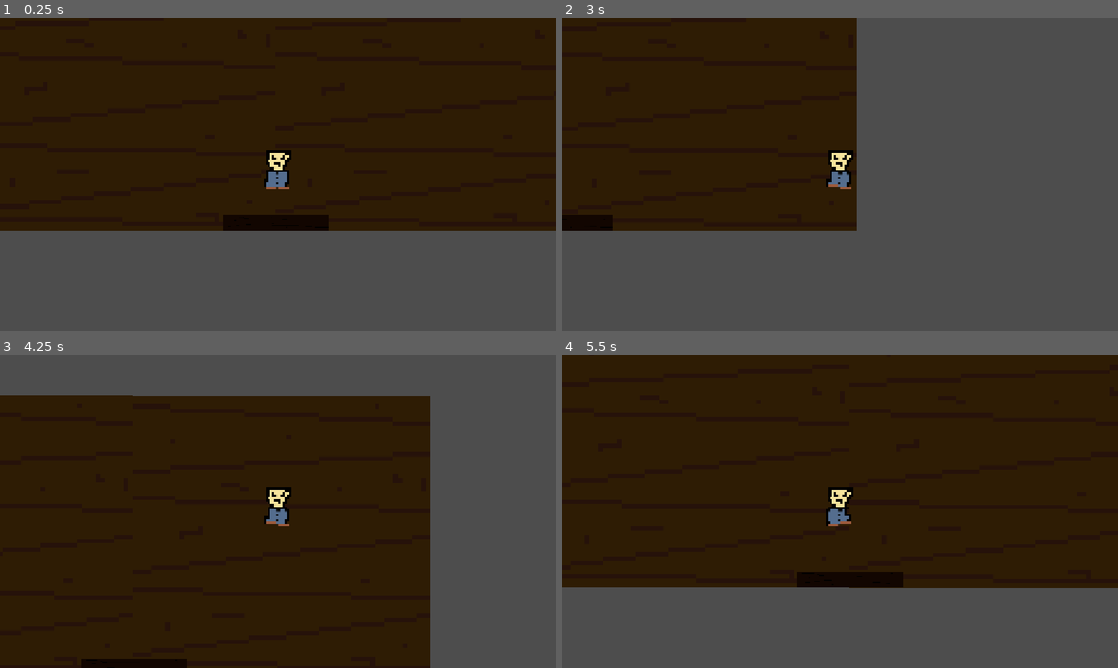
Above: before the commit, frames 1-4 (two rows, left to right).
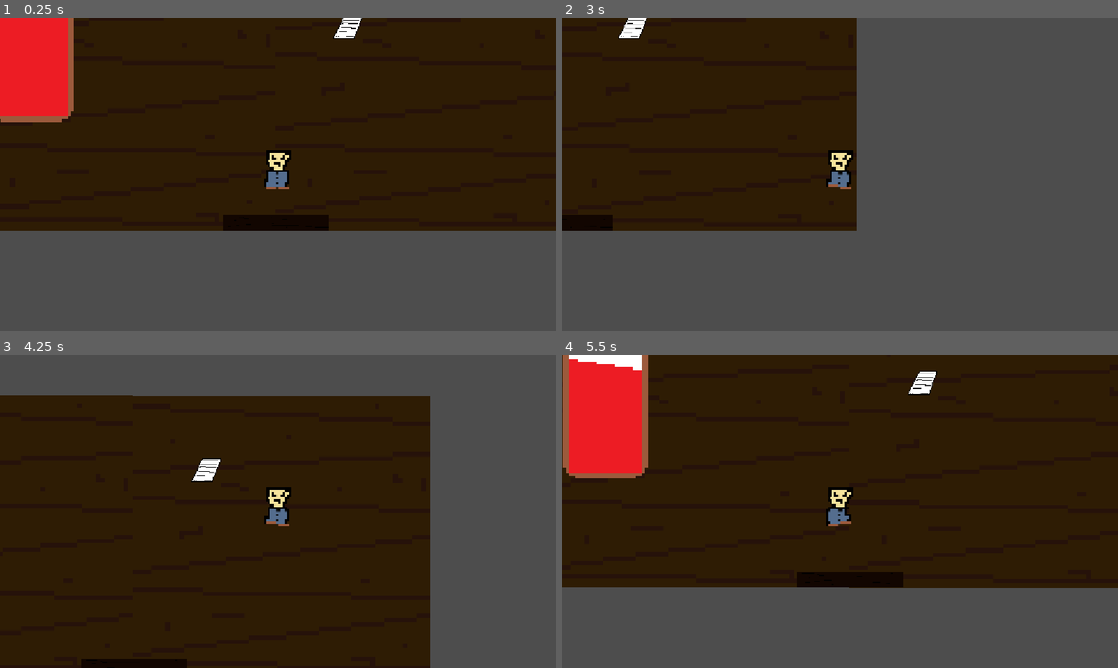
Above: after the commit, the same moments.

Repository: szilveszterbiro7/week3
Game: Godot game, scene res://Scenes/room_6.tscn
Two runs of this game, one before a commit and one after it. Both use one fixed random seed, a clock stepped at 60 frames per second and the inputs below. This scene is started directly instead of the project's main scene.
Inputs (mouse positions are in pixels of both pictures, inside the frame that each line leads up to):
- Up to frame 1 (0.25 s): no input
- Up to frame 2 (3 s): tap Enter at 0.5 s; move the mouse to (962, 158) at 0.52 s; hold D (right) 0.53-1.28 s; hold E (interact) 0.53-1.28 s; click (962, 158) at 0.67 s; move the mouse to (728, 190) at 1.27 s; hold S (down) 1.28-2.03 s; tap E (interact) at 1.35 s; click (728, 190) at 1.42 s; tap Space at 2 s; move the mouse to (895, 105) at 2.02 s; hold D (right) 2.03-2.78 s; hold E (interact) 2.03-2.78 s; tap Alt at 2.1 s; click (895, 105) at 2.17 s; move the mouse to (812, 237) at 2.77 s; hold W (up) from 2.78 s (still down); tap Shift at 2.85 s; click (812, 237) at 2.92 s
- Up to frame 3 (4.25 s): tap E (interact) at 3.05 s; move the mouse to (444, 558) at 3.52 s; release W (up) at 3.53 s; hold A (left) from 3.53 s (still down); hold E (interact) from 3.53 s (still down); click (444, 558) at 3.67 s
- Up to frame 4 (5.5 s): move the mouse to (673, 464) at 4.27 s; release E (interact) at 4.28 s; tap E (interact) at 4.35 s; click (673, 464) at 4.42 s; move the mouse to (867, 511) at 5.02 s; release A (left) at 5.03 s; hold S (down) from 5.03 s (still down); hold E (interact) from 5.03 s (still down); tap Alt at 5.1 s; click (867, 511) at 5.17 s

The runs differ from the first frame. In frame 1, 4.6% of the frame differs, in the area x 0-66%, y 0-34%; in frame 2, 0.3%; in frame 3, 0.3%; in frame 4, 6.3%, in the area x 0-68%, y 0-40%.

Commit message:
Finished room 6, added an enemy, flashing lights and text

Diff:
--- a/Scenes/corridor.tscn
+++ b/Scenes/corridor.tscn
@@ -7,6 +7,7 @@
 [ext_resource type="Texture2D" uid="uid://dvrek6a887rnb" path="res://assets/Room6Door.png" id="5_qu0ax"]
 [ext_resource type="Script" uid="uid://bn035so6yyuj6" path="res://Scenes/room_6_door.gd" id="5_vcl1g"]
 [ext_resource type="PackedScene" uid="uid://c00xprf463ypd" path="res://Scenes/dialogue_ui.tscn" id="7_uo6lr"]
+[ext_resource type="PackedScene" uid="uid://c0slo0uieccfr" path="res://Scenes/effects.tscn" id="8_nhmqq"]
 
 [sub_resource type="SegmentShape2D" id="SegmentShape2D_ce5me"]
 a = Vector2(216, 889)
@@ -80,6 +81,8 @@
 
 [node name="CanvasLayer" parent="." unique_id=239972829 instance=ExtResource("7_uo6lr")]
 
+[node name="Effects" parent="." unique_id=2129801350 instance=ExtResource("8_nhmqq")]
+
 [connection signal="body_entered" from="DoorBack" to="DoorBack" method="_on_body_entered"]
 [connection signal="body_exited" from="DoorBack" to="DoorBack" method="_on_body_exited"]
 [connection signal="body_entered" from="Room6Door" to="Room6Door" method="_on_body_entered"]
--- /dev/null
+++ b/Scenes/effects.gd
@@ -0,0 +1,28 @@
+extends CanvasLayer
+
+
+var flash=false
+var flash_timer=0.0
+var run_time=0.0
+
+@onready var red_flash = $RedFlash
+@onready var run_text=$RunText
+
+func _ready():
+	red_flash.modulate.a = 0.0
+func _process(delta):
+	if GameManager.escape and GameManager.time>7.5:
+		run_text.show()
+	else:
+		run_text.hide()
+	if GameManager.escape:
+		flash_timer+=delta
+		if flash_timer>=0.6:
+			flash_timer=0.0
+			if red_flash.modulate.a==0.0:
+				red_flash.modulate.a=0.25
+			else:
+				red_flash.modulate.a=0.0
+	else:
+		red_flash.modulate.a=0.0
+		flash_timer=0.0
--- /dev/null
+++ b/Scenes/effects.tscn
@@ -0,0 +1,29 @@
+[gd_scene format=3 uid="uid://c0slo0uieccfr"]
+
+[ext_resource type="Script" uid="uid://fy51cvcvrkty" path="res://Scenes/effects.gd" id="1_3qist"]
+
+[node name="Effects" type="CanvasLayer" unique_id=2129801350]
+layer = 2
+script = ExtResource("1_3qist")
+
+[node name="RedFlash" type="ColorRect" parent="." unique_id=113605313]
+modulate = Color(1, 1, 1, 0)
+anchors_preset = 15
+anchor_right = 1.0
+anchor_bottom = 1.0
+offset_right = 87.0
+grow_horizontal = 2
+grow_vertical = 2
+mouse_filter = 2
+color = Color(0.5411765, 0.05882353, 0.08627451, 1)
+
+[node name="RunText" type="Label" parent="." unique_id=923173090]
+visible = false
+offset_left = 405.0
+offset_top = 64.0
+offset_right = 747.0
+offset_bottom = 178.0
+theme_override_colors/font_color = Color(0.7707033, 0, 0.085488625, 1)
+theme_override_font_sizes/font_size = 80
+text = "RUN"
+horizontal_alignment = 1
--- /dev/null
+++ b/Scenes/letter.gd
@@ -0,0 +1,22 @@
+extends Area2D
+
+
+var player_nearby=false
+var letter_read=false
+
+@onready var dialogue_manager=get_node("../CanvasLayer")
+@onready var shadow=get_node("../Shadow")
+
+func _process(_delta):
+	if player_nearby and not letter_read:
+		if Input.is_action_just_pressed("interact"):
+			letter_read=true
+			dialogue_manager.show_dialogue("You shouldn't have entered...\nYou are not the last guest...")
+			GameManager.start_escape()
+			shadow.show()
+func _on_body_entered(body):
+	if body.name=="Player":
+		player_nearby=true
+func _on_body_exited(body):
+	if body.name=="Player":
+		player_nearby=false
--- a/Scenes/room_1.tscn
+++ b/Scenes/room_1.tscn
@@ -12,6 +12,7 @@
 [ext_resource type="Texture2D" uid="uid://b3pa7wi4gs8nj" path="res://assets/Tabletop.png" id="9_xf8eb"]
 [ext_resource type="Script" uid="uid://ddjm8sxvqq423" path="res://Scenes/door.gd" id="11_le3mp"]
 [ext_resource type="Texture2D" uid="uid://0gr6obs6gadu" path="res://assets/Door1.png" id="11_rxny8"]
+[ext_resource type="PackedScene" uid="uid://c0slo0uieccfr" path="res://Scenes/effects.tscn" id="13_33xc7"]
 
 [sub_resource type="SegmentShape2D" id="SegmentShape2D_0gevy"]
 a = Vector2(-13, 1121)
@@ -213,6 +214,8 @@
 position = Vector2(267.75, 586)
 shape = SubResource("RectangleShape2D_x6n8h")
 
+[node name="Effects" parent="." unique_id=2129801350 instance=ExtResource("13_33xc7")]
+
 [connection signal="body_entered" from="Table" to="Table" method="_on_body_entered"]
 [connection signal="body_exited" from="Table" to="Table" method="_on_body_exited"]
 [connection signal="body_entered" from="Bell" to="Bell" method="_on_body_entered"]
--- a/Scenes/room_6.tscn
+++ b/Scenes/room_6.tscn
@@ -4,6 +4,12 @@
 [ext_resource type="PackedScene" uid="uid://b3f37gv756mx" path="res://Scenes/player.tscn" id="2_snmim"]
 [ext_resource type="Texture2D" uid="uid://duu7hp65sryqb" path="res://assets/Door2.png" id="3_snmim"]
 [ext_resource type="Script" uid="uid://d1d6io2yhcweq" path="res://Scenes/room_6_exit.gd" id="3_ulsef"]
+[ext_resource type="Texture2D" uid="uid://dhyuoiietqnku" path="res://assets/Bed.png" id="5_4rkv1"]
+[ext_resource type="Texture2D" uid="uid://bk8nee5uxemxu" path="res://assets/Letter.png" id="6_3518m"]
+[ext_resource type="Script" uid="uid://cuthtba0cpkv2" path="res://Scenes/letter.gd" id="6_xjeje"]
+[ext_resource type="Texture2D" uid="uid://x85u3yb5u2pg" path="res://assets/Shadow figure.png" id="8_8ghjf"]
+[ext_resource type="PackedScene" uid="uid://c00xprf463ypd" path="res://Scenes/dialogue_ui.tscn" id="8_xrrhr"]
+[ext_resource type="PackedScene" uid="uid://c0slo0uieccfr" path="res://Scenes/effects.tscn" id="10_g54qe"]
 
 [sub_resource type="SegmentShape2D" id="SegmentShape2D_ce5me"]
 a = Vector2(-1, 703)
@@ -15,6 +21,12 @@
 
 [sub_resource type="RectangleShape2D" id="RectangleShape2D_ce5me"]
 size = Vector2(240, 59)
+
+[sub_resource type="RectangleShape2D" id="RectangleShape2D_gx7ph"]
+size = Vector2(318.8913, 714.0287)
+
+[sub_resource type="RectangleShape2D" id="RectangleShape2D_x6n8h"]
+size = Vector2(95, 92)
 
 [node name="Room6" type="Node2D" unique_id=105830556]
 
@@ -67,5 +79,41 @@
 position = Vector2(621, 549.5)
 shape = SubResource("RectangleShape2D_ce5me")
 
+[node name="Sprite2D" type="Sprite2D" parent="." unique_id=1479368556]
+position = Vector2(114, 178)
+scale = Vector2(0.5738636, 0.49857956)
+texture = ExtResource("5_4rkv1")
+
+[node name="StaticBody2D" type="StaticBody2D" parent="Sprite2D" unique_id=127373733]
+
+[node name="CollisionShape2D" type="CollisionShape2D" parent="Sprite2D/StaticBody2D" unique_id=585511135]
+position = Vector2(2.613861, 2.0057373)
+scale = Vector2(0.9999993, 0.99999917)
+shape = SubResource("RectangleShape2D_gx7ph")
+
+[node name="Letter" type="Area2D" parent="." unique_id=2066381979]
+script = ExtResource("6_xjeje")
+
+[node name="Sprite2D" type="Sprite2D" parent="Letter" unique_id=1779826467]
+position = Vector2(770, 155)
+scale = Vector2(0.47656274, 0.41406256)
+texture = ExtResource("6_3518m")
+
+[node name="CollisionShape2D" type="CollisionShape2D" parent="Letter" unique_id=389894598]
+position = Vector2(772.5, 155)
+shape = SubResource("RectangleShape2D_x6n8h")
+
+[node name="Shadow" type="Sprite2D" parent="." unique_id=477651816]
+visible = false
+position = Vector2(300, 186)
+scale = Vector2(1.375, 1.5416666)
+texture = ExtResource("8_8ghjf")
+
+[node name="CanvasLayer" parent="." unique_id=239972829 instance=ExtResource("8_xrrhr")]
+
+[node name="Effects" parent="." unique_id=2129801350 instance=ExtResource("10_g54qe")]
+
 [connection signal="body_entered" from="Room6Exit" to="Room6Exit" method="_on_body_entered"]
 [connection signal="body_exited" from="Room6Exit" to="Room6Exit" method="_on_body_exited"]
+[connection signal="body_entered" from="Letter" to="Letter" method="_on_body_entered"]
+[connection signal="body_exited" from="Letter" to="Letter" method="_on_body_exited"]
--- a/Scripts/game_manager.gd
+++ b/Scripts/game_manager.gd
@@ -2,3 +2,17 @@
 
 var has_key=false
 var bell_rung=false
+var escape=false
+var time=10.0
+
+func _process(delta):
+	if escape:
+		time-=delta
+		print ("Time left: ", snapped(time, 0.1))
+		if time<=0:
+			escape=false
+			time=0
+			print("TIME IS UP! The Last Guest caught you!")
+func start_escape():
+	escape=true
+	time=10.0
Not shown, added: Scenes/effects.gd.uid
Not shown, added: Scenes/letter.gd.uid
Binary file added: assets/Bed.png
Not shown, added: assets/Bed.png.import
Binary file added: assets/Letter.png
Not shown, added: assets/Letter.png.import
Binary file added: assets/Shadow figure.png
Not shown, added: assets/Shadow figure.png.import
